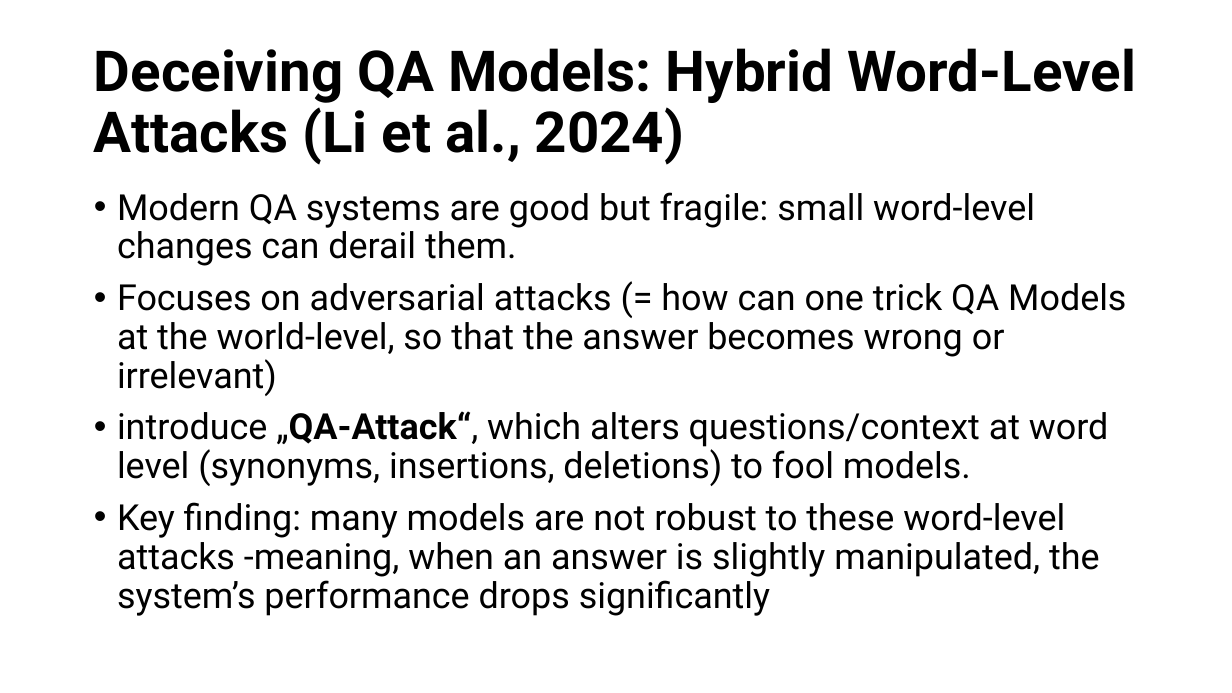
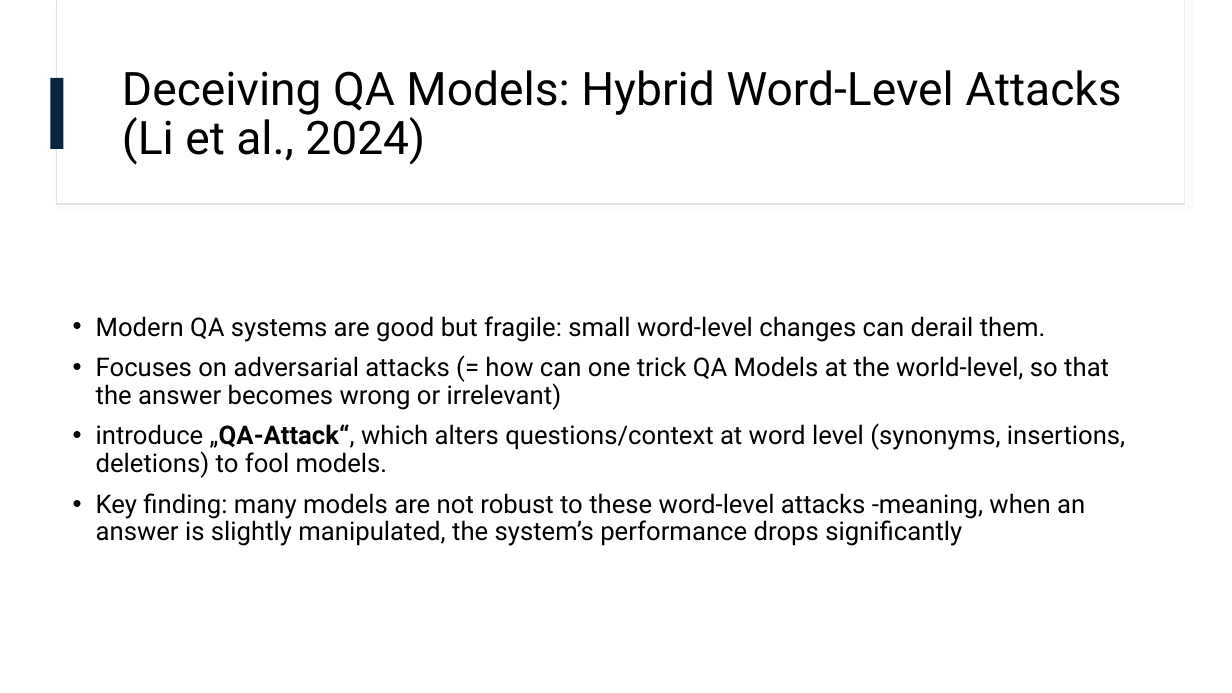
Before and after one commit to omarelbeltagy/clarity, a slide deck: slide 13 of literature/literature edited.pptx. Drawn at 1232x693 pixels with LibreOffice and Linux fonts; fonts in the diff are those of the drawing. Boxes give left, top, right and bottom in pixels: in the first picture for what was removed or moved away, otherwise in the second. Text is boxed around its words. In the diff, an @@ line names an element or a change of style, - is before the commit and + after.

Commit message:
Unify powerpoint formatting

```diff
--- a/literature/literature edited.pptx
+++ b/literature/literature edited.pptx
@@ rectangle added at <box>56,0,1185,204</box>, fill #FFFFFF, outline #E1E1E1 1 pt @@
@@ rectangle added at <box>57,0,1185,203</box>, fill #FFFFFF @@
@@ title "Deceiving QA Models: Hybrid Word-Level ...": place and size @@
-title "Deceiving QA Models: Hybrid Word-Level ..." at <box>94,48,1136,165</box>
+title "Deceiving QA Models: Hybrid Word-Level ..." at <box>122,70,1121,165</box>
@@ title "Deceiving QA Models: Hybrid Word-Level ..." at <box>122,70,1121,165</box>: size 44 to 36 pt, bold off @@
@@ rectangle added at <box>51,78,64,149</box>, fill #08243F @@
@@ text "Modern QA systems are good ...": place and size @@
-text "Modern QA systems are good ..." at <box>117,192,1126,616</box>
+text "Modern QA systems are good ..." at <box>96,316,1125,546</box>
@@ text "Modern QA systems are good ..." at <box>96,316,1125,546</box>: size 28 to 20 pt; vertical alignment top to middle @@
```
Also in this commit, not shown: 6 other slides changed.
